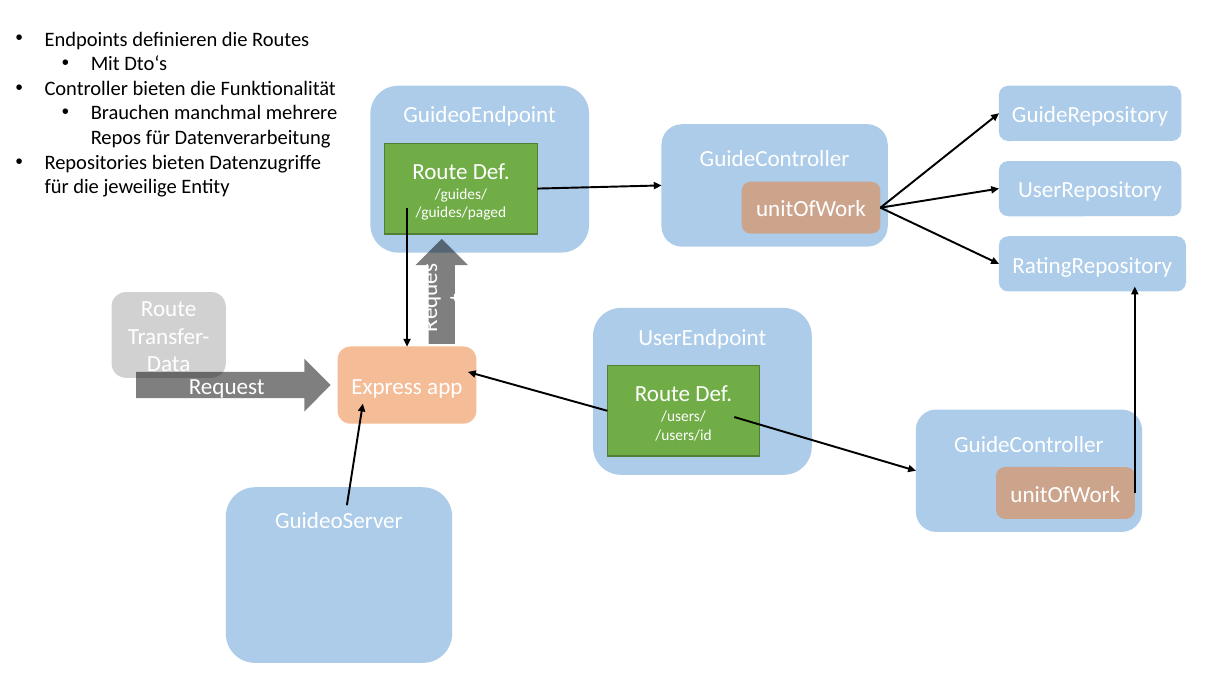
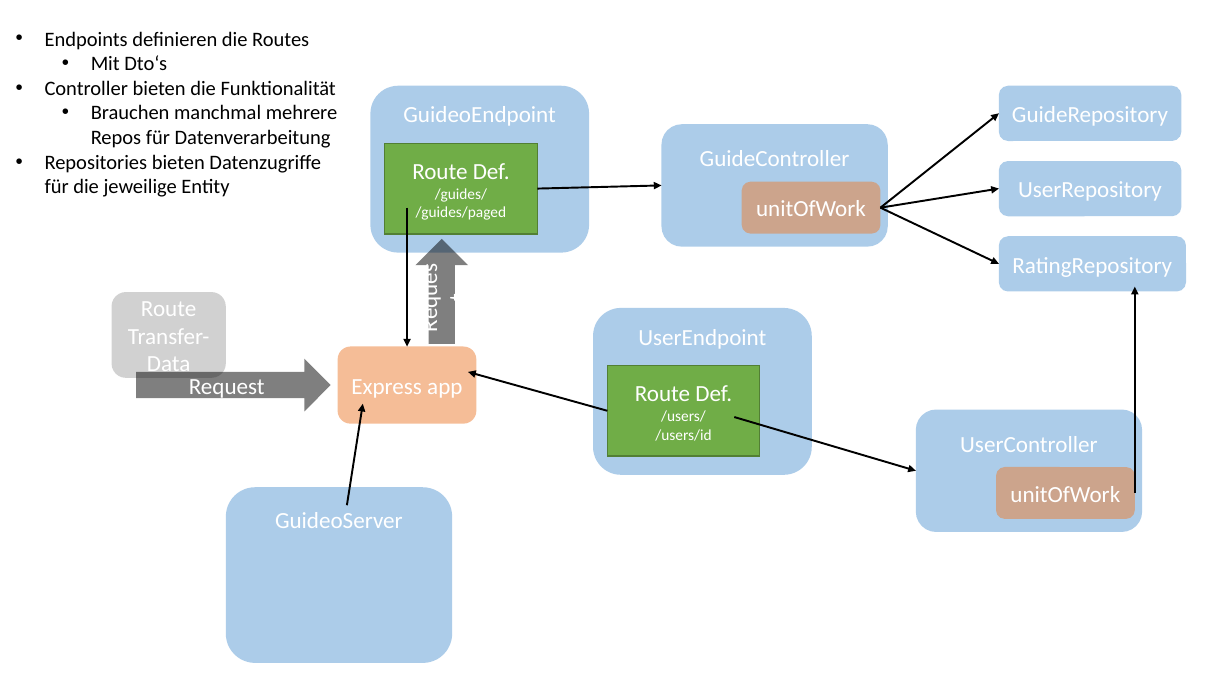
Before and after one commit to EnglederLucas/GuideoBackend, a slide deck: slide 1 of docs/architecture.pptx. Drawn at 1232x693 pixels with LibreOffice and Linux fonts; fonts in the diff are those of the drawing. Boxes give left, top, right and bottom in pixels: in the first picture for what was removed or moved away, otherwise in the second. Text is boxed around its words. In the diff, an @@ line names an element or a change of style, - is before the commit and + after.

Commit message:
Changes in ppt

```diff
--- a/docs/architecture.pptx
+++ b/docs/architecture.pptx
@@ text in rounded rectangle at box(960, 436, 1097, 452): text changed @@
-GuideController
+UserController
```
